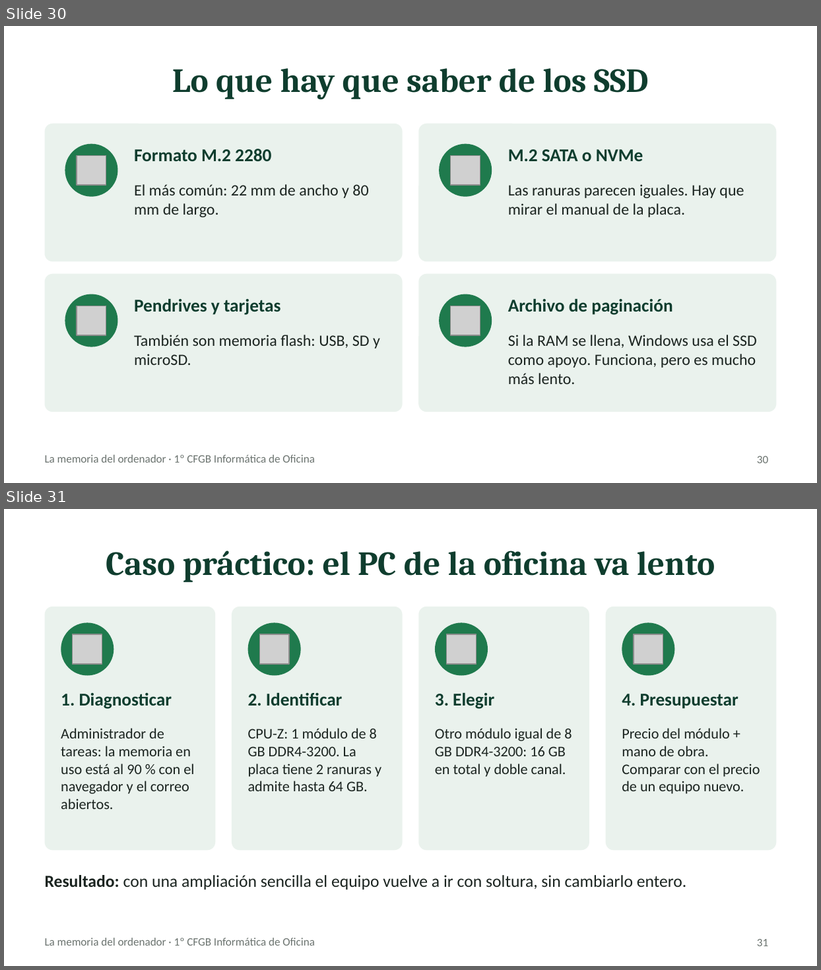
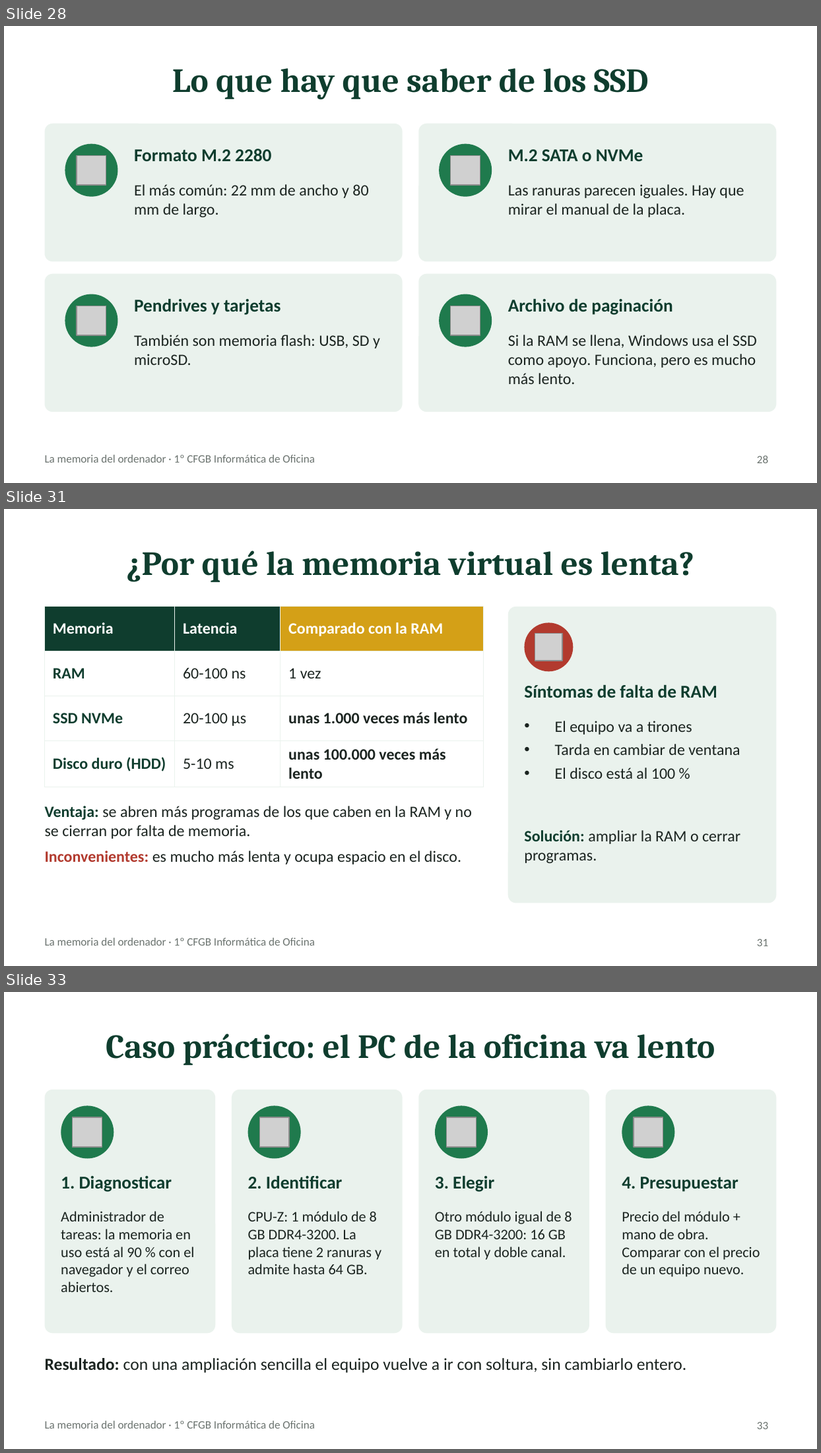
Before and after one commit to fpriesan-web/fpriesan-web.github.io, a slide deck: apuntes/1cfgb-montaje-mantenimiento/tema-3/la-memoria/La_memoria_del_ordenador.pptx. Shown one above the other, each under a label of ours: slides 30 and 31 before the commit, slides 28, 31 and 33 after it; the slides between them are not shown. The pictures are 821x970 and 821x1453 pixels, drawn with LibreOffice and Linux fonts; fonts in the diff are those of the drawing; grey boxes stand for pictures. Boxes give left, top, right and bottom in pixels: in the first picture for what was removed or moved away, otherwise in the second. Text is boxed around its words. In the diff, an @@ line names an element or a change of style, - is before the commit and + after.

```diff
--- a/apuntes/1cfgb-montaje-mantenimiento/tema-3/la-memoria/La_memoria_del_ordenador.pptx
+++ b/apuntes/1cfgb-montaje-mantenimiento/tema-3/la-memoria/La_memoria_del_ordenador.pptx
@@ slide 31 added at bbox=[4, 509, 817, 966], background #FFFFFF; not listed: 1 template element that a slide beside it also shows @@
@@ title added at bbox=[127, 551, 694, 582], 30 pt, text #0F3D2E, bold @@
+¿Por qué la memoria virtual es lenta?
@@ table added at bbox=[45, 607, 484, 782], 4 rows, 3 columns @@
+Memoria | Latencia | Comparado con la RAM
+RAM | 60-100 ns | 1 vez
+SSD NVMe | 20-100 µs | unas 1.000 veces más lento
+Disco duro (HDD) | 5-10 ms | unas 100.000 veces más lento
@@ rounded rectangle added at bbox=[508, 607, 776, 904], fill #EAF2ED @@
@@ ellipse added at bbox=[524, 623, 573, 671], fill #B23A2E @@
@@ picture added at bbox=[535, 633, 562, 661] @@
@@ text added at bbox=[524, 685, 717, 698], 16 pt, text #0F3D2E, bold @@
+Síntomas de falta de RAM
@@ text added at bbox=[555, 721, 740, 779], 14 pt, text #1B2420 @@
+• El equipo va a tirones
+• Tarda en cambiar de ventana
+• El disco está al 100 %
@@ text added at bbox=[45, 806, 472, 865], 14 pt, text #1B2420 @@
+Ventaja: se abren más programas de los que caben en la RAM y no se cierran por falta de memoria.
+Inconvenientes: es mucho más lenta y ocupa espacio en el disco.
@@ text added at bbox=[524, 830, 741, 863], 14 pt, text #1B2420 @@
+Solución: ampliar la RAM o cerrar programas.
@@ page number added at bbox=[757, 939, 768, 947], 10 pt, text #6B736F @@
+31
@@ what was slide 30 is now slide 28 @@
@@ page number at bbox=[757, 456, 768, 464]: text changed @@
-30
+28
@@ what was slide 31 is now slide 33 @@
@@ page number at bbox=[757, 1422, 768, 1430]: text changed @@
-31
+33
```
Also in this commit, not shown: 11 slides changed, 4 other slides added, 13 slides removed, 1 other file.
